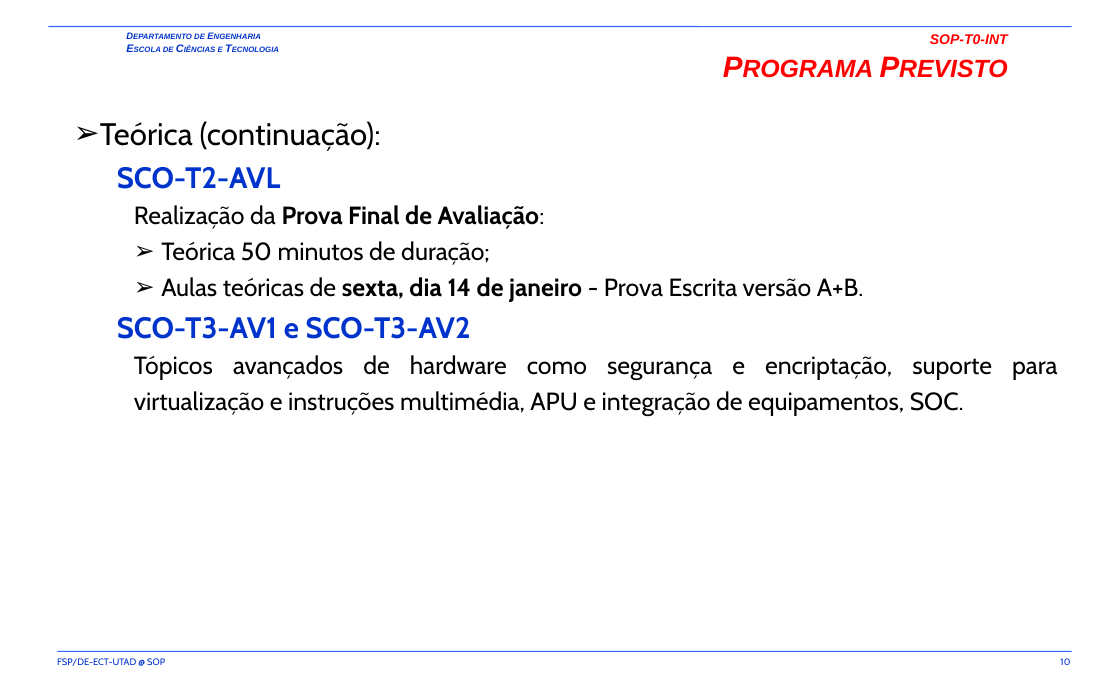
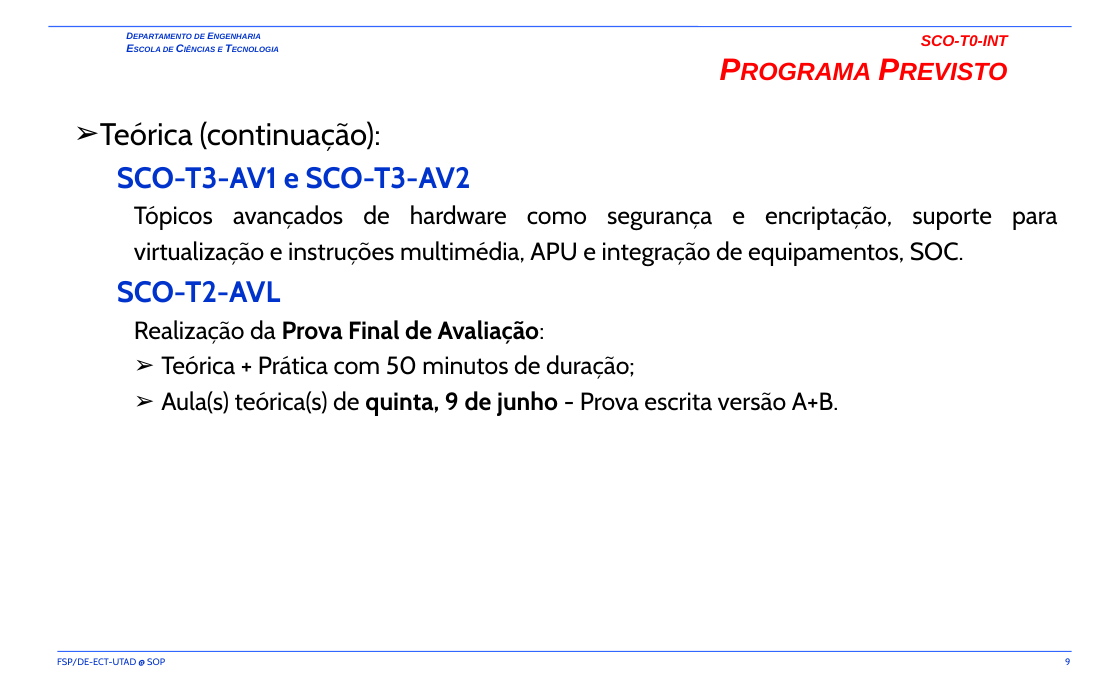
Before and after one commit to fsp864/UTAD-SCO, a slide deck: slide 9 of aulas/t/SCO-T0-INT.pptx (slide 10 before the commit). Drawn at 1120x700 pixels with LibreOffice and Linux fonts; fonts in the diff are those of the drawing; background and template pictures are left out. Boxes give left, top, right and bottom in pixels: in the first picture for what was removed or moved away, otherwise in the second. Text is boxed around its words. In the diff, an @@ line names an element or a change of style, - is before the commit and + after.

```diff
--- a/aulas/t/SCO-T0-INT.pptx
+++ b/aulas/t/SCO-T0-INT.pptx
@@ title at (x1=921, y1=35, x2=1008, y2=46): text changed; size 16 to 20 pt @@
-SOP-T0-INT
-PROGRAMA PREVISTO
+SCO-T0-INT
+Programa Previsto
@@ text at (x1=117, y1=167, x2=1057, y2=266): paragraphs added @@
+  SCO-T3-AV1 e SCO-T3-AV2
+    Tópicos avançados de hardware como segurança e encriptação, suporte para virtualização e instruções multimédia, APU e integração de equipamentos, SOC.
@@ text at (x1=161, y1=355, x2=839, y2=416): text changed @@
-    ➢ Teórica 50 minutos de duração;
-    ➢ Aulas teóricas de sexta, dia 14 de janeiro - Prova Escrita versão A+B.
-  SCO-T3-AV1 e SCO-T3-AV2
-    Tópicos avançados de hardware como segurança e encriptação, suporte para virtualização e instruções multimédia, APU e integração de equipamentos, SOC.
+    ➢ Teórica + Prática com 50 minutos de duração;
+    ➢ Aula(s) teórica(s) de quinta, 9 de junho - Prova escrita versão A+B.
@@ page number at (x1=1065, y1=658, x2=1070, y2=665): text changed @@
-10
+9
```
Also in this commit, not shown: 11 other slides changed, 1 slide added, 3 slides removed, 1 other file.
